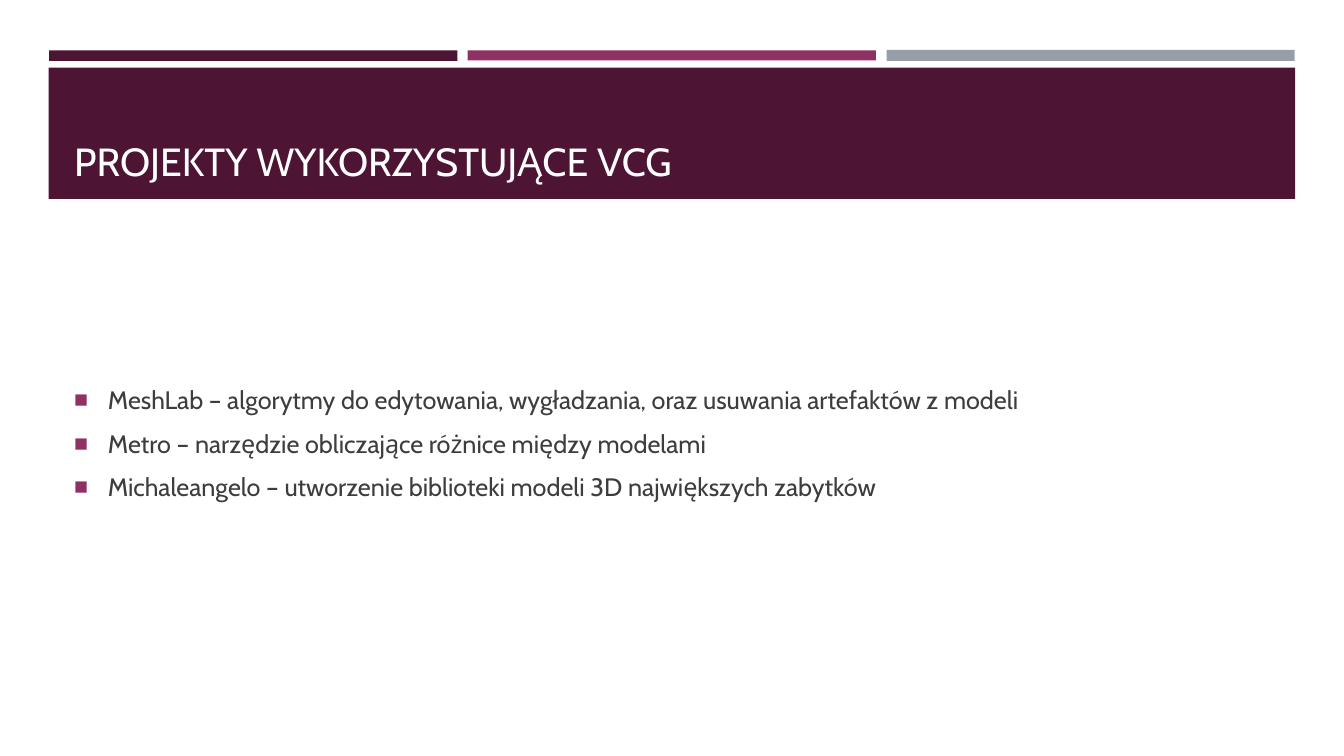
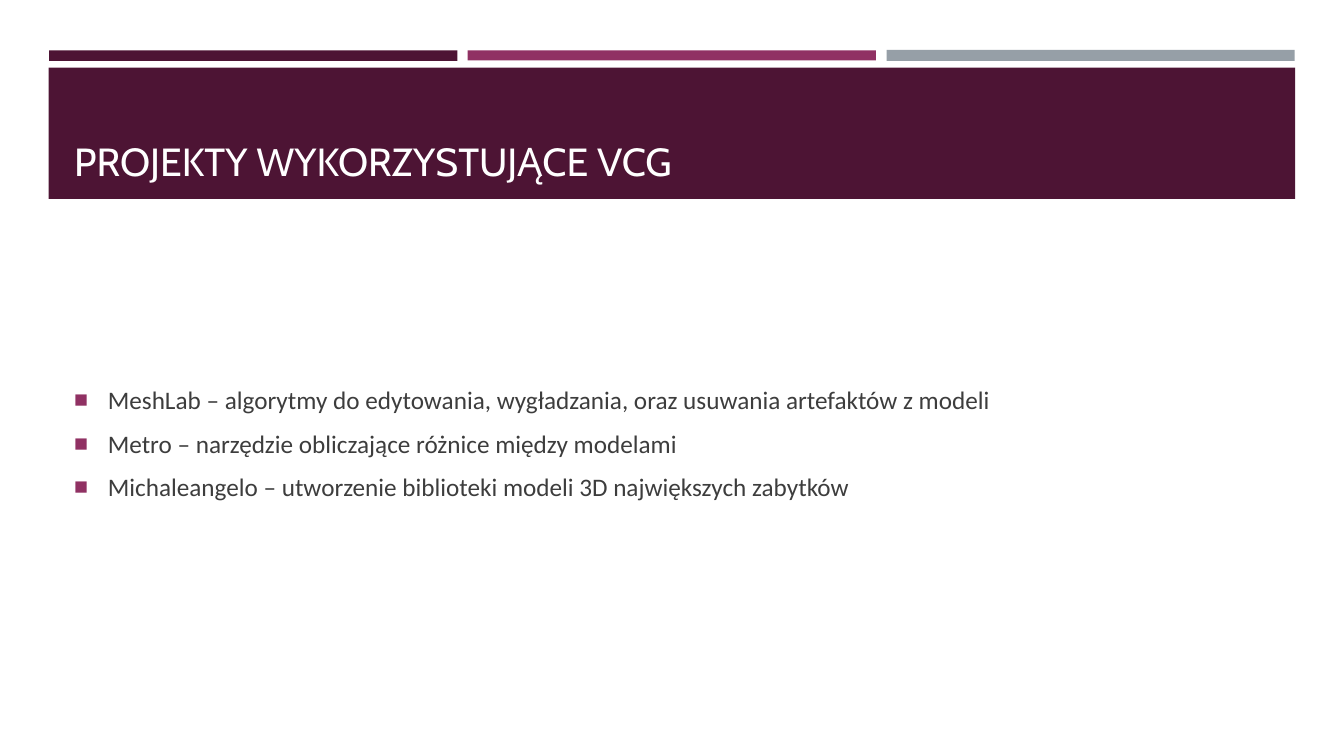
Before and after one commit to monkog/Water_Drop, a slide deck: slide 6 of Documents/Biblioteka_VCG.pptx (slide 5 before the commit). Drawn at 1344x756 pixels with LibreOffice and Linux fonts; fonts in the diff are those of the drawing. Boxes give left, top, right and bottom in pixels: in the first picture for what was removed or moved away, otherwise in the second. Text is boxed around its words. In the diff, an @@ line names an element or a change of style, - is before the commit and + after.

```diff
--- a/Documents/Biblioteka_VCG.pptx
+++ b/Documents/Biblioteka_VCG.pptx
@@ text "MeshLab – algorytmy do edytowania, ..." at <box>108,391,990,501</box>: font Cabin to Calibri @@
```
Also in this commit, not shown: 9 other slides changed, 1 slide added.
